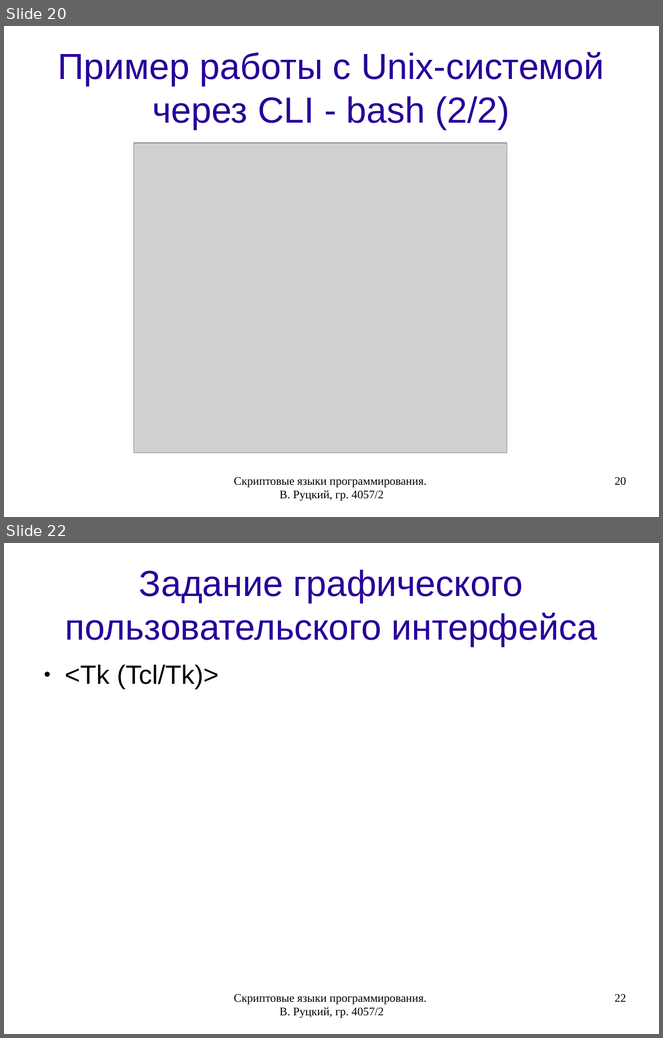
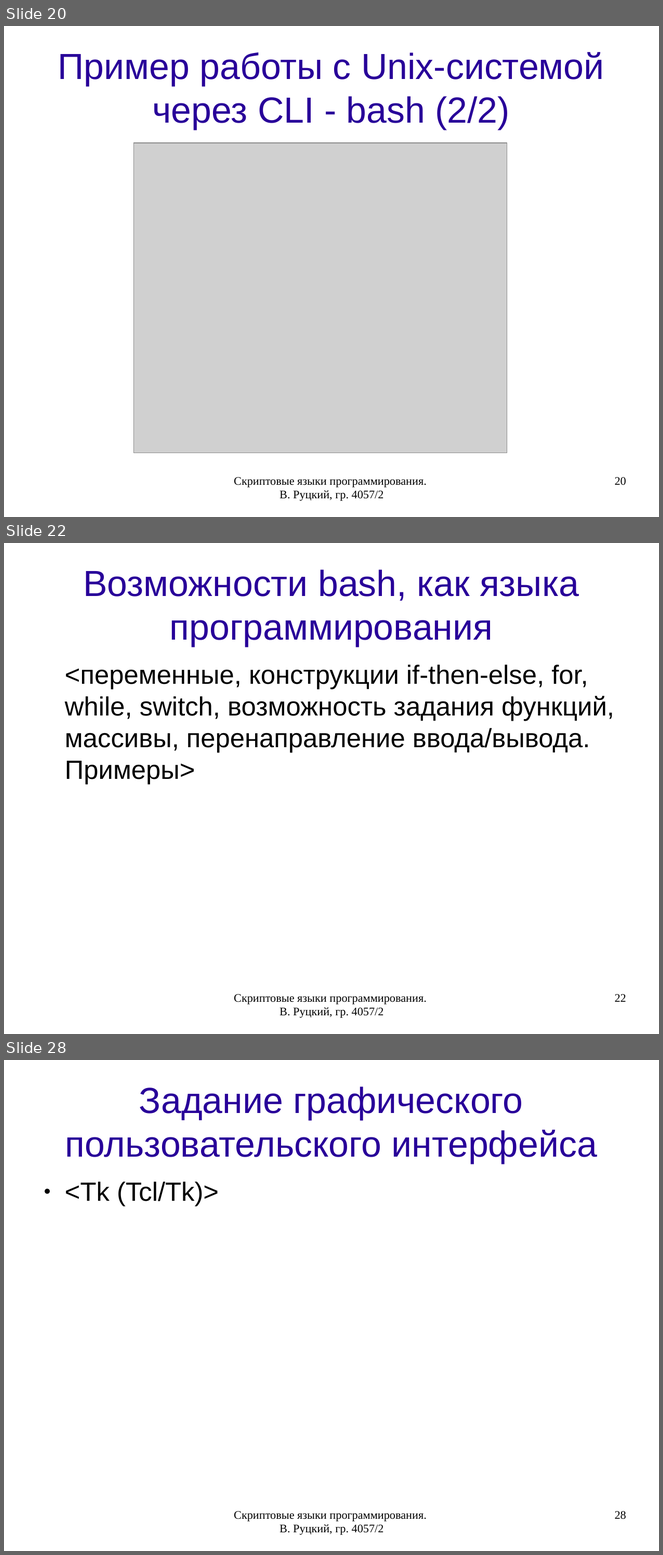
Before and after one commit to rutsky/semester07, a slide deck: Operation_systems/scripting_languages/40572_Rutsky_Scripting_languages.odp. Shown one above the other, each under a label of ours: slides 20 and 22 before the commit, slides 20, 22 and 28 after it; the slides between them are not shown. The pictures are 663x1038 and 663x1555 pixels, drawn with LibreOffice and Linux fonts; fonts in the diff are those of the drawing; grey boxes stand for pictures. Boxes give left, top, right and bottom in pixels: in the first picture for what was removed or moved away, otherwise in the second. Text is boxed around its words. In the diff, an @@ line names an element or a change of style, - is before the commit and + after.

```diff
--- a/Operation_systems/scripting_languages/40572_Rutsky_Scripting_languages.odp
+++ b/Operation_systems/scripting_languages/40572_Rutsky_Scripting_languages.odp
@@ slide 22 added at [4, 543, 659, 1034], background #FFFFFF @@
@@ title added at [83, 570, 579, 646], 44 pt, text #280099 @@
+Возможности bash, как языка программирования
@@ text added at [65, 665, 614, 785], 32 pt, text #000000 @@
+<переменные, конструкции if-then-else, for, while, switch, возможность задания функций, массивы, перенаправление ввода/вывода. Примеры>
@@ text added at [234, 994, 426, 1018], 14 pt, text #000000 @@
+Скриптовые языки программирования. В. Руцкий, гр. 4057/2
@@ page number added at [615, 994, 626, 1002], 14 pt, text #000000 @@
+22
@@ what was slide 22 is now slide 28 @@
@@ page number at [615, 1511, 626, 1520]: text changed @@
-22
+28
```
Also in this commit, not shown: 2 slides changed, 5 other slides added.
